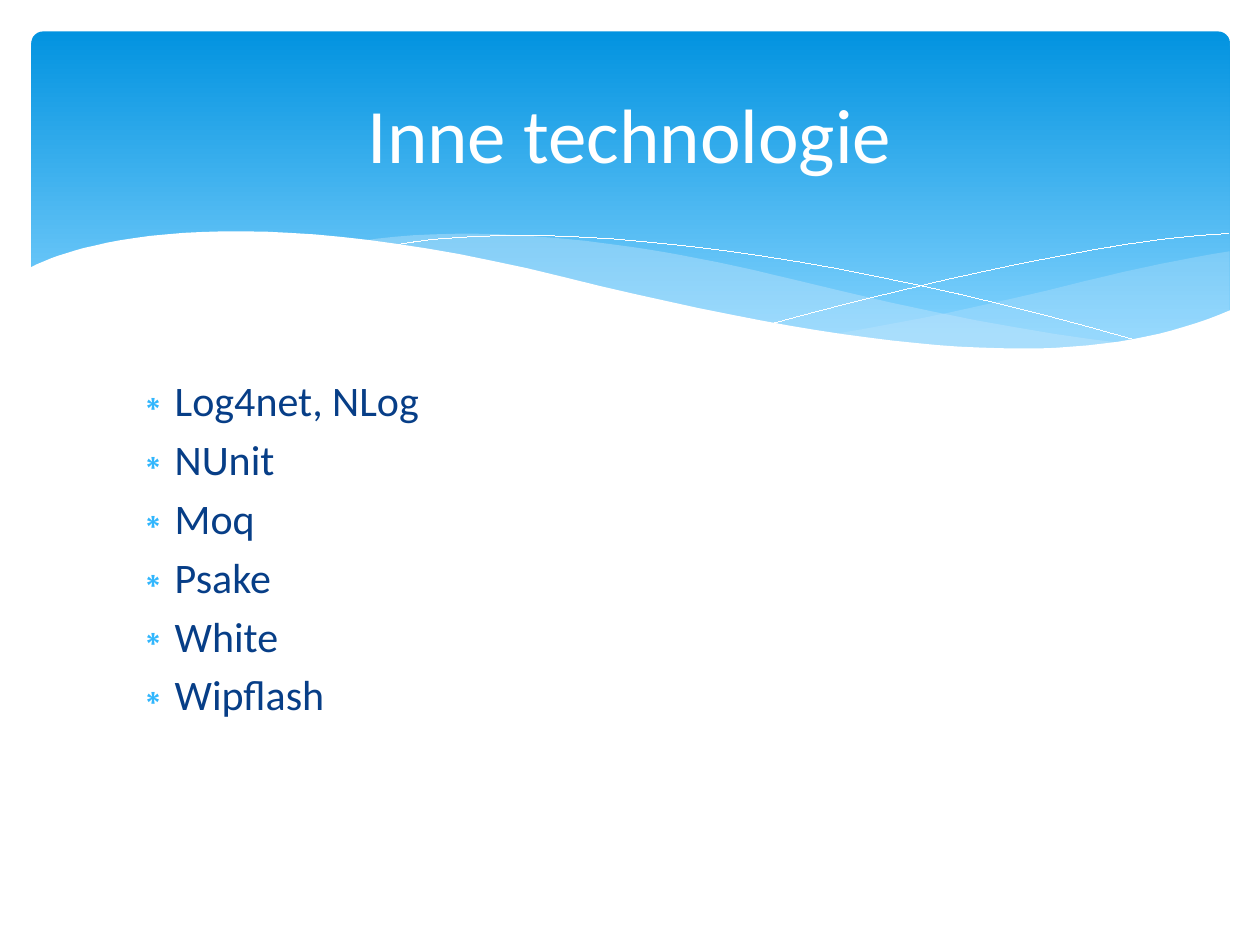
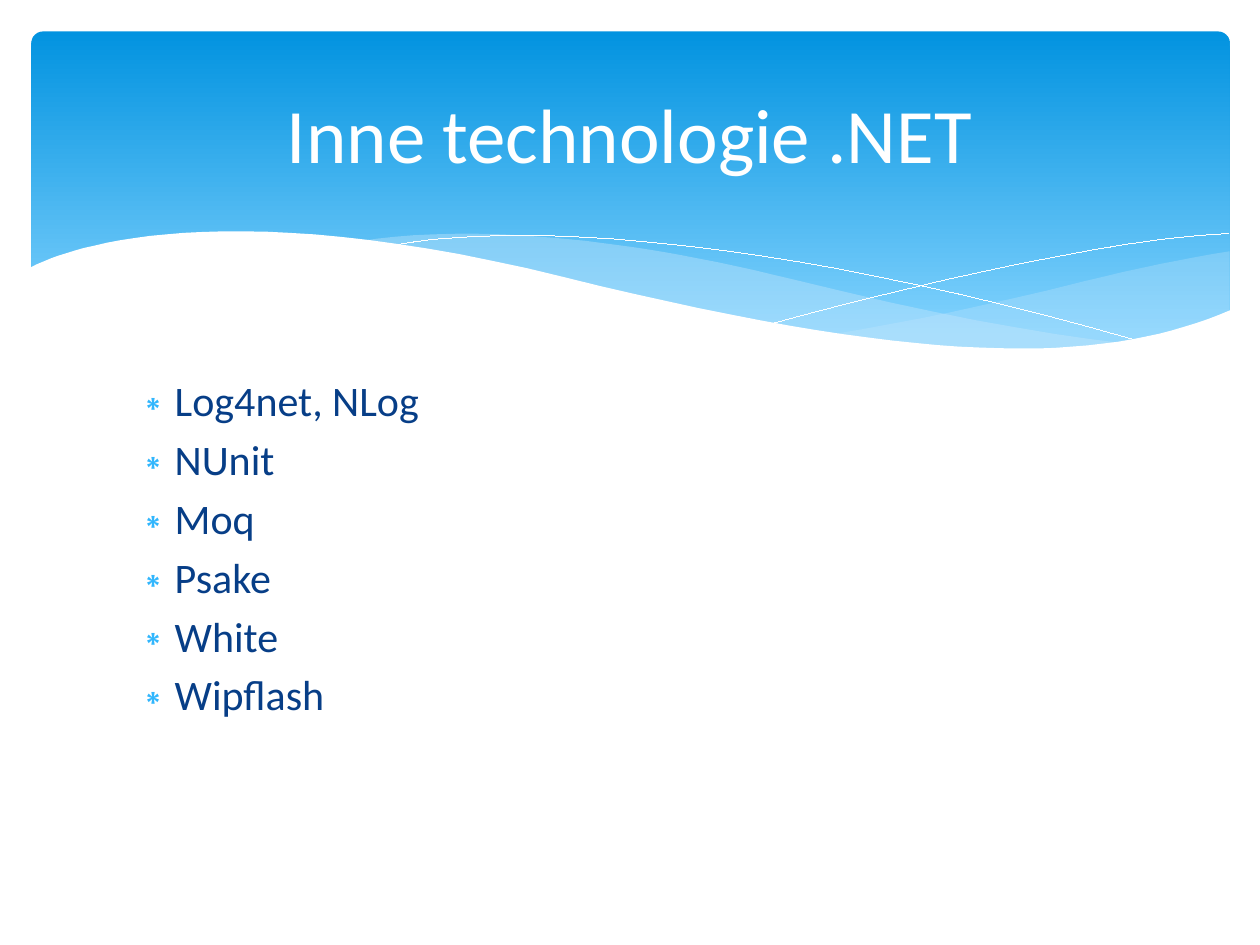
Before and after one commit to psla/Nomad, a slide deck: slide 18 of DiplomaSeminar/Presentation/Nomad.pptx (slide 16 before the commit). Drawn at 1260x945 pixels with LibreOffice and Linux fonts; fonts in the diff are those of the drawing. Boxes give left, top, right and bottom in pixels: in the first picture for what was removed or moved away, otherwise in the second. Text is boxed around its words. In the diff, an @@ line names an element or a change of style, - is before the commit and + after.

```diff
--- a/DiplomaSeminar/Presentation/Nomad.pptx
+++ b/DiplomaSeminar/Presentation/Nomad.pptx
@@ title at <box>287,109,972,177</box>: text changed @@
-Inne technologie
+Inne technologie .NET
```
Also in this commit, not shown: 13 other slides changed, 7 slides added, 2 other files.
